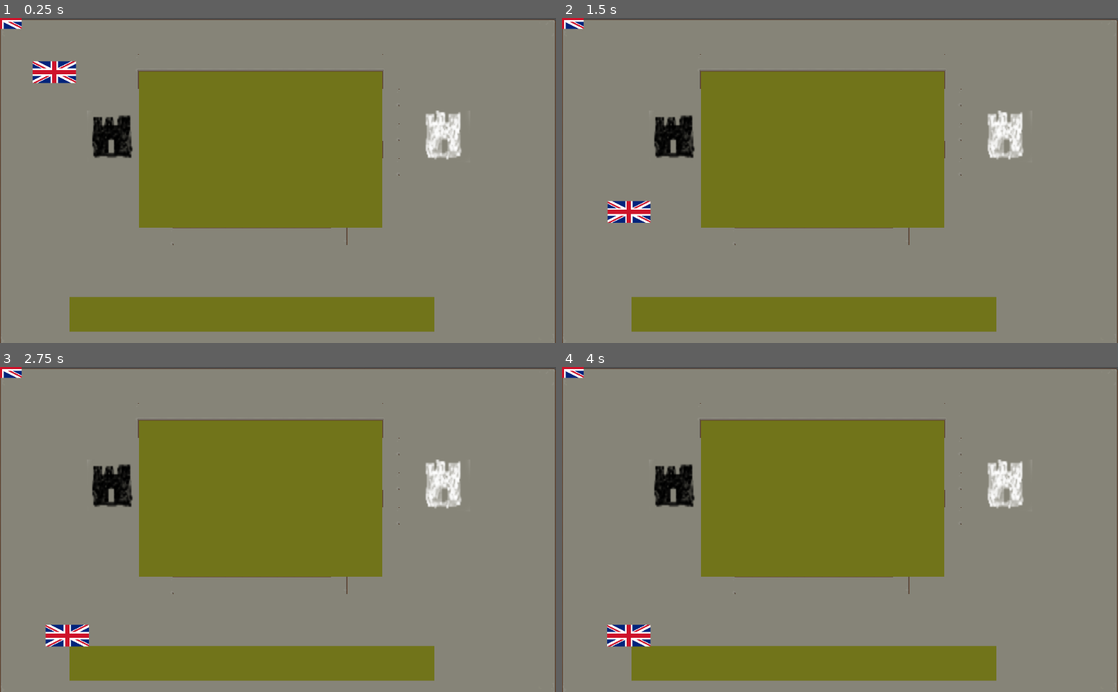
Above: before the commit, frames 1-4 (two rows, left to right).
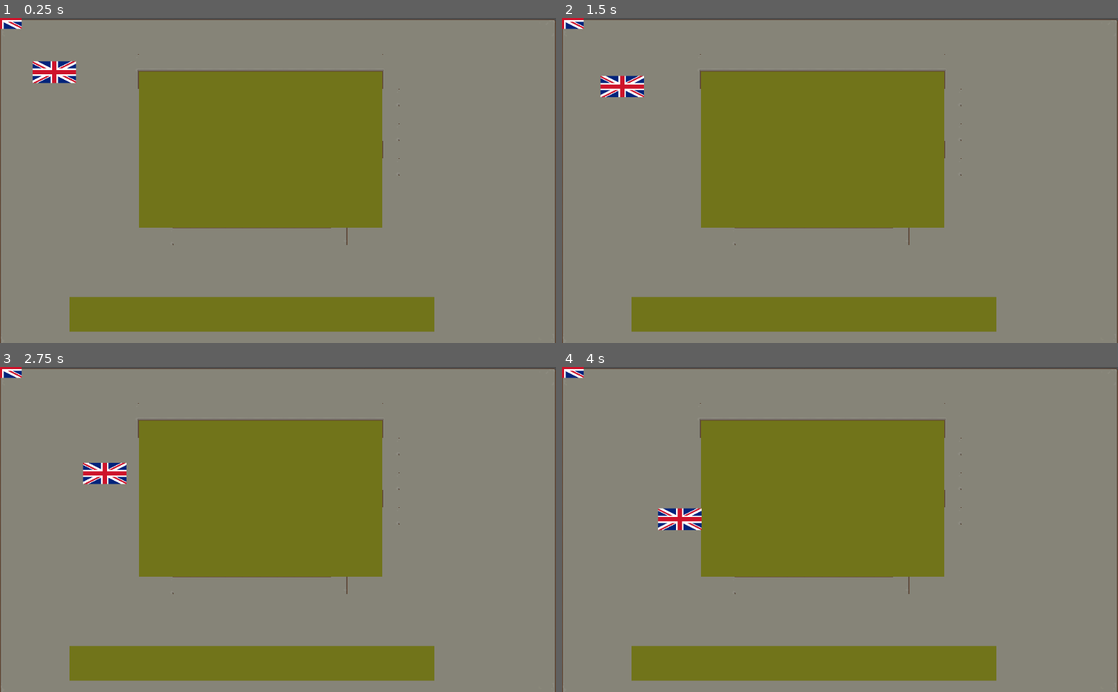
Above: after the commit, the same moments.

Repository: EncouragingGunnar/battle-arena
Game: Godot game, scene res://Scenes/World.tscn
The game is run twice, just before and just after one commit, with the same random seed, the same clock (stepped at 60 frames per second) and the same inputs.
Inputs (mouse positions are in pixels of both pictures, inside the frame that each line leads up to):
- Up to frame 1 (0.25 s): no input
- Up to frame 2 (1.5 s): tap Enter at 0.5 s; move the mouse to (962, 164) at 0.52 s; press the mouse at (962, 164) at 0.53 s; move the mouse to (728, 196) at 1.27 s; release the mouse at (728, 196) at 1.28 s; click (728, 196) at 1.35 s
- Up to frame 3 (2.75 s): move the mouse to (333, 458) at 2.02 s; press the mouse at (333, 458) at 2.03 s
- Up to frame 4 (4 s): move the mouse to (812, 594) at 2.77 s; release the mouse at (812, 594) at 2.78 s; click (812, 594) at 2.85 s; move the mouse to (1006, 578) at 3.52 s; press the mouse at (1006, 578) at 3.53 s

The runs differ from the first frame. In frame 1, 1.6% of the frame differs, in the area x 16-83%, y 28-44%; in frame 2, 2.7%; in frame 3, 2.4%; in frame 4, 2.7%, in the area x 8-83%, y 28-87%.

Commit message:
navigation experiments

Diff:
--- a/Chicken Runners/Scenes/Knights.gd
+++ b/Chicken Runners/Scenes/Knights.gd
@@ -1,29 +1,29 @@
 extends KinematicBody2D
 
-const ACCELERATION = 1000
-
-var max_velocity := 500
 var velocity := Vector2.ZERO
 var health := 300
 var dps := 50
 var mouse_pos = Vector2.ZERO
-var can_generate_path = true
 onready var agent = $NavigationAgent2D
+var has_arrived = true
 
 
 func _ready() -> void:
 	pass
 
+func _input(event):
+	if event is InputEventMouseButton and event.pressed:
+		has_arrived = false
+		var target_location = get_global_mouse_position()
+		agent.set_target_location(target_location)
+
+
 func _physics_process(delta: float) -> void:
-	_move_knight(delta)
+	var move_direction = position.direction_to(agent.get_next_location())
+	velocity = move_direction * agent.max_speed
+	agent.set_velocity(velocity)
 
-func _move_knight(delta: float) -> void:
-	agent.set_target_location(get_global_mouse_position())
-	if Input.is_action_pressed("use"):
-		var direction := global_position.direction_to(agent.get_next_location())
-		var desired_velocity = direction * max_velocity
-		velocity = velocity.move_toward(desired_velocity, ACCELERATION * delta)
-	else:
-		velocity = velocity.move_toward(Vector2.ZERO, ACCELERATION * delta)
-
-	move_and_collide(velocity * delta)
+	if not has_arrived:
+		move_and_slide(velocity)
+	if agent.is_navigation_finished():
+		has_arrived = true
--- a/Chicken Runners/Scenes/Level.tscn
+++ b/Chicken Runners/Scenes/Level.tscn
@@ -1,8 +1,6 @@
-[gd_scene load_steps=20 format=2]
+[gd_scene load_steps=17 format=2]
 
 [ext_resource path="res://Textures/TX Tileset Stone Ground.png" type="Texture" id=1]
-[ext_resource path="res://Textures/evilcastle.png" type="Texture" id=2]
-[ext_resource path="res://Textures/castle.png" type="Texture" id=3]
 [ext_resource path="res://Scenes/Level.gd" type="Script" id=5]
 [ext_resource path="res://Textures/TX Tileset Grass.png" type="Texture" id=6]
 [ext_resource path="res://Scenes/Knights.tscn" type="PackedScene" id=7]
@@ -31,11 +29,6 @@
 vertices = PoolVector2Array( -128, -64, -32, -64, -32, 32, -128, 32 )
 polygons = [ PoolIntArray( 0, 1, 2, 3 ) ]
 outlines = [ PoolVector2Array( -128, -64, -32, -64, -32, 32, -128, 32 ) ]
-
-[sub_resource type="NavigationPolygon" id=8]
-vertices = PoolVector2Array( 0, 0, 96, 0, 96, 256, 0, 256 )
-polygons = [ PoolIntArray( 0, 1, 2, 3 ) ]
-outlines = [ PoolVector2Array( 0, 0, 96, 0, 96, 256, 0, 256 ) ]
 
 [sub_resource type="NavigationPolygon" id=9]
 vertices = PoolVector2Array( 0, 0, 96, 0, 96, 224, 0, 224 )
@@ -180,7 +173,7 @@
 7/autotile/tile_size = Vector2( 32, 32 )
 7/autotile/spacing = 0
 7/autotile/occluder_map = [  ]
-7/autotile/navpoly_map = [ Vector2( 0, 3 ), SubResource( 3 ), Vector2( 1, 1 ), SubResource( 4 ), Vector2( 3, 2 ), SubResource( 5 ), Vector2( 3, 3 ), SubResource( 6 ), Vector2( 4, 2 ), SubResource( 7 ), Vector2( 5, 0 ), SubResource( 8 ), Vector2( 5, 1 ), SubResource( 9 ) ]
+7/autotile/navpoly_map = [ Vector2( 0, 3 ), SubResource( 3 ), Vector2( 1, 1 ), SubResource( 4 ), Vector2( 3, 2 ), SubResource( 5 ), Vector2( 3, 3 ), SubResource( 6 ), Vector2( 4, 2 ), SubResource( 7 ), Vector2( 5, 1 ), SubResource( 9 ) ]
 7/autotile/priority_map = [  ]
 7/autotile/z_index_map = [  ]
 7/occluder_offset = Vector2( 0, 0 )
@@ -247,7 +240,7 @@
 script = ExtResource( 5 )
 
 [node name="MapNavigation" type="Navigation2D" parent="."]
-edge_connection_margin = 20.0
+edge_connection_margin = 40.0
 
 [node name="Knights" parent="MapNavigation" instance=ExtResource( 7 )]
 position = Vector2( 100, 100 )
@@ -265,26 +258,3 @@
 
 [node name="NavigationPolygonInstance3" type="NavigationPolygonInstance" parent="MapNavigation"]
 navpoly = SubResource( 14 )
-
-[node name="Castle1area" type="Area2D" parent="."]
-
-[node name="castle" type="Sprite" parent="Castle1area"]
-position = Vector2( 818, 219 )
-scale = Vector2( 2, 3 )
-texture = ExtResource( 3 )
-
-[node name="CollisionPolygon2D" type="CollisionPolygon2D" parent="Castle1area"]
-position = Vector2( 818, 219 )
-scale = Vector2( 2, 3 )
-polygon = PoolVector2Array( -323.5, -14.6667, -324.5, 11.6667, -288, 11.6667, -288, -14.3333 )
-
-[node name="NavigationObstacle2D" type="NavigationObstacle2D" parent="Castle1area"]
-radius = 0.01
-
-[node name="castle 2" type="Sprite" parent="."]
-position = Vector2( 208, 219 )
-scale = Vector2( 2, 3 )
-texture = ExtResource( 2 )
-
-[node name="CollisionPolygon2D" type="CollisionPolygon2D" parent="castle 2"]
-polygon = PoolVector2Array( 285.5, -15.6667, 287, 13.3333, 322, 13.6667, 322, -15.6667 )
